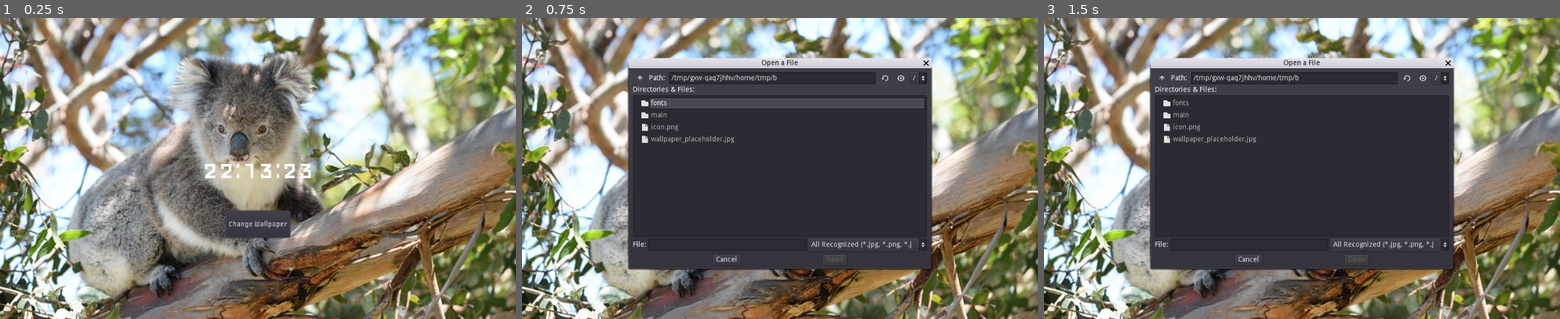
Above: before the commit, frames 1-3 (left to right).
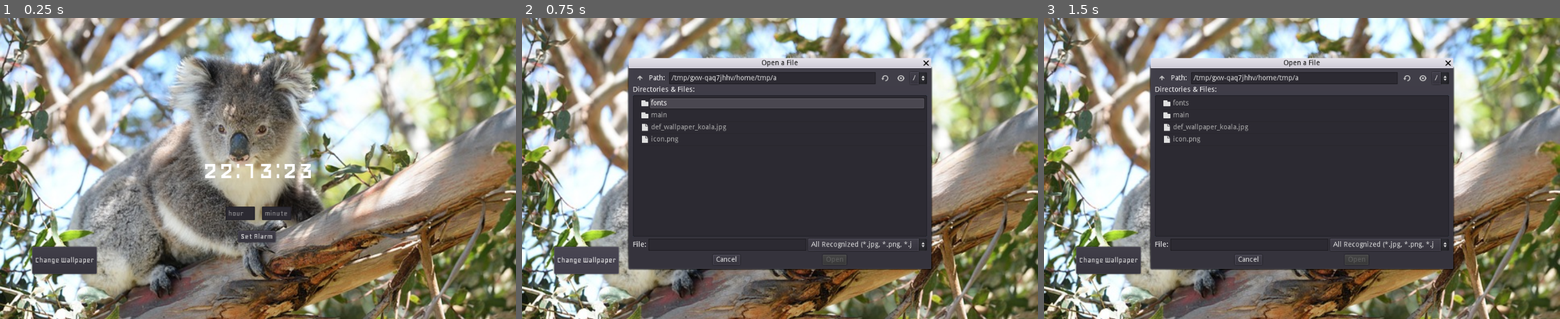
Above: after the commit, the same moments.

Repository: Quinhz/godowake
Game: Godot game, scene res://main/Main.tscn
Two runs of this game, one before a commit and one after it. Both use one fixed random seed, a clock stepped at 60 frames per second and the inputs below.
Inputs (mouse positions are in pixels of both pictures, inside the frame that each line leads up to):
- Up to frame 1 (0.25 s): no input
- Up to frame 2 (0.75 s): click "Change Wallpaper" at 0.5 s
- Up to frame 3 (1.5 s): click (1302, 237) at 1.25 s, where only the run after the commit has a clickable "Set Alarm"

The runs differ from the first frame. In frame 1, 1.9% of the frame differs, in the area x 6-57%, y 62-86%; in frame 2, 1.4%; in frame 3, 1.4%.

Commit message:
feat.: alarm system ready; added audio, simple alarm logic and dynamic UI controls.

Diff:
--- a/main/Main.gd
+++ b/main/Main.gd
@@ -1,11 +1,18 @@
 extends Control
 
+# Variables
 var save_path = "user://settings.cfg"
-var test_path = "res://wallpaper_placeholder.jpg"
+var test_path = "res://def_wallpaper_koala.jpg"
 
+var alarm_hour = -1
+var alarm_minute = -1
+var active_alarm = false
+
+# Nodes
 onready var wallpaper = $Wallpaper
 onready var label_clock = $Clock
 onready var file_dialog = $FileDialog
+onready var alarm_sound = $AudioStreamPlayer
 
 
 # Called when the node enters the scene tree for the first time.
@@ -18,6 +25,11 @@
 func _process(_delta):
 	var time = OS.get_time()
 	label_clock.text = "%02d:%02d:%02d" % [time.hour, time.minute, time.second]
+
+	if active_alarm:
+		var curr_time = OS.get_time()
+		if curr_time.hour == alarm_hour and curr_time.minute == alarm_minute:
+			play_alarm()
 
 
 # My functions
@@ -37,6 +49,13 @@
 		print("External wallpaper loaded.")
 	else:
 		print("Error loading from PC: ", error)
+
+func play_alarm():
+	if active_alarm and not alarm_sound.playing:
+		alarm_sound.play()
+		$StopAlarm.show()
+		$LabelStatus.text = "Ringing"
+		print("HEY DEV!")
 
 func save_config(image_path):
 	var config = ConfigFile.new()
@@ -59,3 +78,24 @@
 func _on_FileDialog_file_selected(path):
 	set_wallpaper(path)
 	save_config(path)
+
+
+func _on_SetAlarm_pressed():
+	var h = int($HourInput.text)
+	var m = int($MinInput.text)
+
+	if h >= 0 and h < 24 and m>= 0 and m < 60:
+		alarm_hour = h
+		alarm_minute = m
+		active_alarm = true
+		$LabelStatus.text = "Alarm set for: %02d:%02d" % [h, m]
+	else:
+		$LabelStatus.text = "Invalid Time!"
+
+
+func _on_StopAlarm_pressed():
+	$StopAlarm.hide()
+	active_alarm = false
+	alarm_sound.stop()
+	$LabelStatus.text = ""
+	$SetAlarm.show()
--- a/main/Main.tscn
+++ b/main/Main.tscn
@@ -1,14 +1,25 @@
-[gd_scene load_steps=5 format=2]
+[gd_scene load_steps=10 format=2]
 
 [ext_resource path="res://main/Main.gd" type="Script" id=1]
 [ext_resource path="res://fonts/geo/Geo-Regular.ttf" type="DynamicFontData" id=2]
+[ext_resource path="res://lo-fi-alarm-clock.mp3" type="AudioStream" id=3]
+[ext_resource path="res://fonts/geo/Geo-Italic.ttf" type="DynamicFontData" id=4]
 
 [sub_resource type="DynamicFont" id=1]
 size = 64
 font_data = ExtResource( 2 )
 
+[sub_resource type="DynamicFont" id=3]
+font_data = ExtResource( 2 )
+
 [sub_resource type="DynamicFont" id=2]
 font_data = ExtResource( 2 )
+
+[sub_resource type="DynamicFont" id=5]
+font_data = ExtResource( 2 )
+
+[sub_resource type="DynamicFont" id=4]
+font_data = ExtResource( 4 )
 
 [node name="Main" type="Control"]
 anchor_right = 1.0
@@ -33,16 +44,95 @@
 text = "00:00:00"
 
 [node name="ChangeWallp" type="Button" parent="."]
-anchor_left = 0.499023
-anchor_top = 0.685
-anchor_right = 0.499023
-anchor_bottom = 0.685
+anchor_left = 0.124023
+anchor_top = 0.805
+anchor_right = 0.125977
+anchor_bottom = 0.805
 margin_left = -63.0
 margin_top = -27.0
 margin_right = 63.0
 margin_bottom = 27.0
+custom_fonts/font = SubResource( 3 )
+text = "Change Wallpaper"
+__meta__ = {
+"_edit_use_anchors_": true
+}
+
+[node name="HourInput" type="LineEdit" parent="."]
+anchor_left = 0.46582
+anchor_top = 0.646667
+anchor_right = 0.46582
+anchor_bottom = 0.646667
+margin_left = -29.0
+margin_top = -12.0
+margin_right = 29.0
+margin_bottom = 12.0
 custom_fonts/font = SubResource( 2 )
-text = "Change Wallpaper"
+max_length = 2
+placeholder_text = "hour"
+__meta__ = {
+"_edit_use_anchors_": true
+}
+
+[node name="MinInput" type="LineEdit" parent="."]
+anchor_left = 0.536133
+anchor_top = 0.646667
+anchor_right = 0.536133
+anchor_bottom = 0.646667
+margin_left = -29.0
+margin_top = -12.0
+margin_right = 29.0
+margin_bottom = 12.0
+custom_fonts/font = SubResource( 2 )
+placeholder_text = "minute"
+__meta__ = {
+"_edit_use_anchors_": true
+}
+
+[node name="SetAlarm" type="Button" parent="."]
+anchor_left = 0.497559
+anchor_top = 0.725833
+anchor_right = 0.497559
+anchor_bottom = 0.725833
+margin_left = -37.5
+margin_top = -11.5
+margin_right = 37.5
+margin_bottom = 11.5
+custom_fonts/font = SubResource( 5 )
+text = "Set Alarm"
+__meta__ = {
+"_edit_use_anchors_": true
+}
+
+[node name="StopAlarm" type="Button" parent="."]
+visible = false
+self_modulate = Color( 1, 0.647059, 0.647059, 1 )
+anchor_left = 0.489746
+anchor_top = 0.779167
+anchor_right = 0.505371
+anchor_bottom = 0.779167
+margin_left = -37.5
+margin_top = -11.5
+margin_right = 37.5
+margin_bottom = 11.5
+custom_fonts/font = SubResource( 5 )
+text = "Stop Alarm"
+__meta__ = {
+"_edit_use_anchors_": true
+}
+
+[node name="LabelStatus" type="Label" parent="."]
+anchor_left = 0.437
+anchor_top = 0.573
+anchor_right = 0.562
+anchor_bottom = 0.6
+margin_left = 0.511993
+margin_top = 0.199982
+margin_right = 0.511963
+margin_bottom = 0.999969
+custom_fonts/font = SubResource( 4 )
+align = 1
+valign = 1
 __meta__ = {
 "_edit_use_anchors_": true
 }
@@ -55,5 +145,10 @@
 access = 2
 filters = PoolStringArray( "*.jpg", "*.png", "*.jpeg" )
 
+[node name="AudioStreamPlayer" type="AudioStreamPlayer" parent="."]
+stream = ExtResource( 3 )
+
 [connection signal="pressed" from="ChangeWallp" to="." method="_on_ChangeWallp_pressed"]
+[connection signal="pressed" from="SetAlarm" to="." method="_on_SetAlarm_pressed"]
+[connection signal="pressed" from="StopAlarm" to="." method="_on_StopAlarm_pressed"]
 [connection signal="file_selected" from="FileDialog" to="." method="_on_FileDialog_file_selected"]
Renamed: wallpaper_placeholder.jpg -> def_wallpaper_koala.jpg
Not shown, changed: def_wallpaper_koala.jpg.import
Not shown, added: lo-fi-alarm-clock.mp3.import
Not shown, added: lo-fi-alarm-clock.mp3
